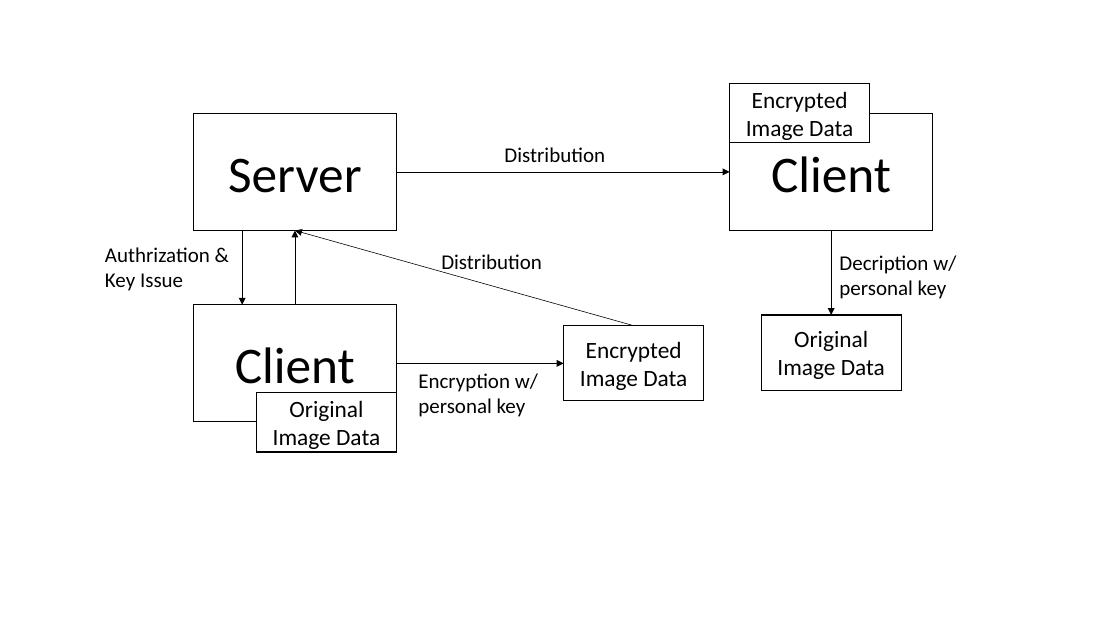
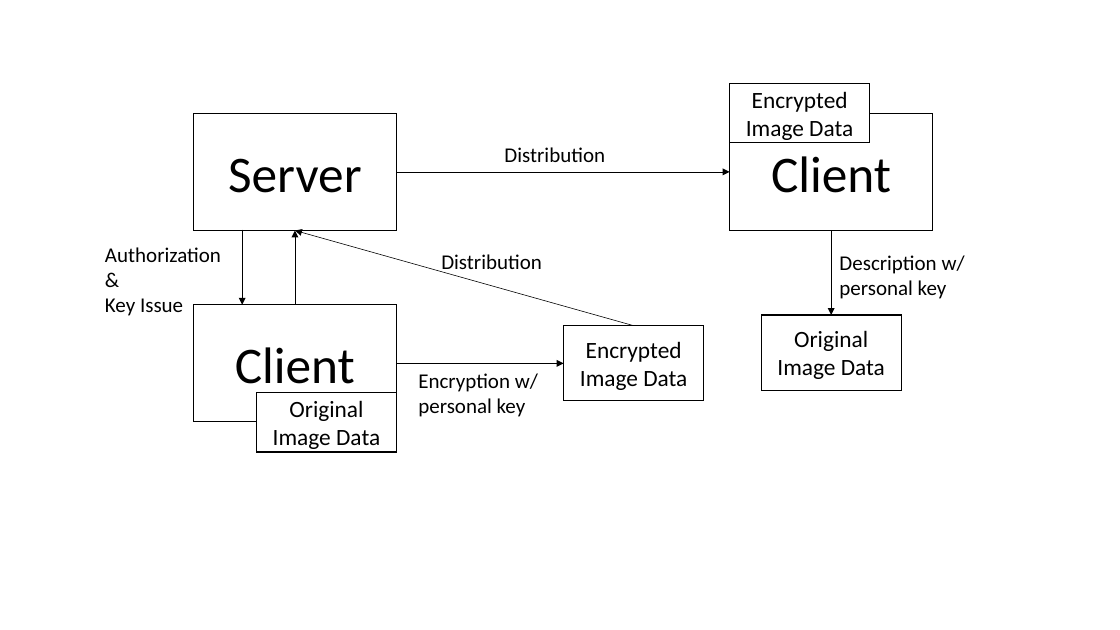
Before and after one commit to jhan756k/Anti-Stable-Diffusion, a slide deck: slide 1 of image.pptx. Drawn at 1120x630 pixels with LibreOffice and Linux fonts; fonts in the diff are those of the drawing. Boxes give left, top, right and bottom in pixels: in the first picture for what was removed or moved away, otherwise in the second. Text is boxed around its words. In the diff, an @@ line names an element or a change of style, - is before the commit and + after.

Commit message:
pull

```diff
--- a/image.pptx
+++ b/image.pptx
@@ text at bbox=[105, 247, 221, 262]: text changed @@
-Authrization &
+Authorization &
@@ text at bbox=[839, 255, 965, 299]: text changed @@
-Decription w/ personal key
+Description w/ personal key
```
